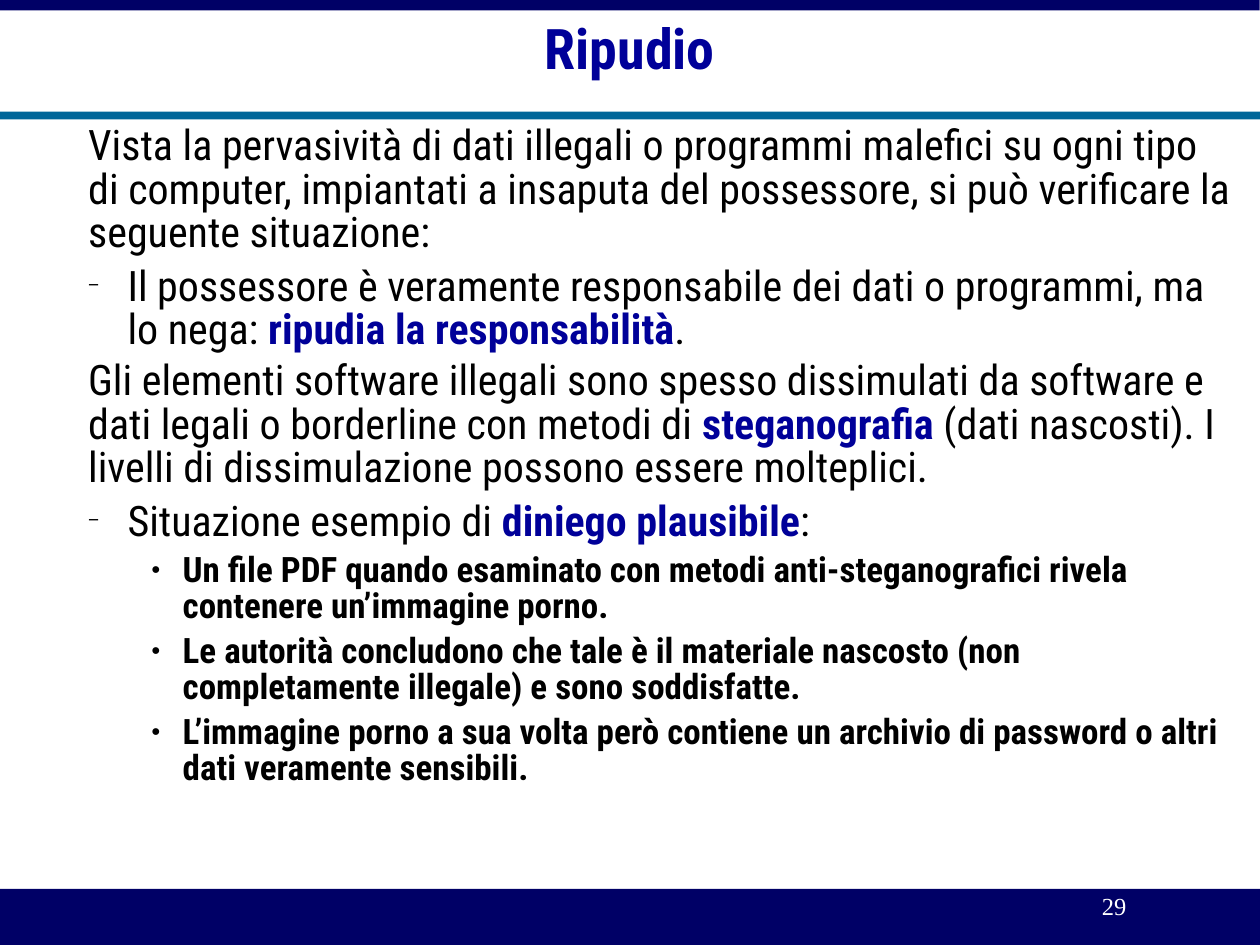
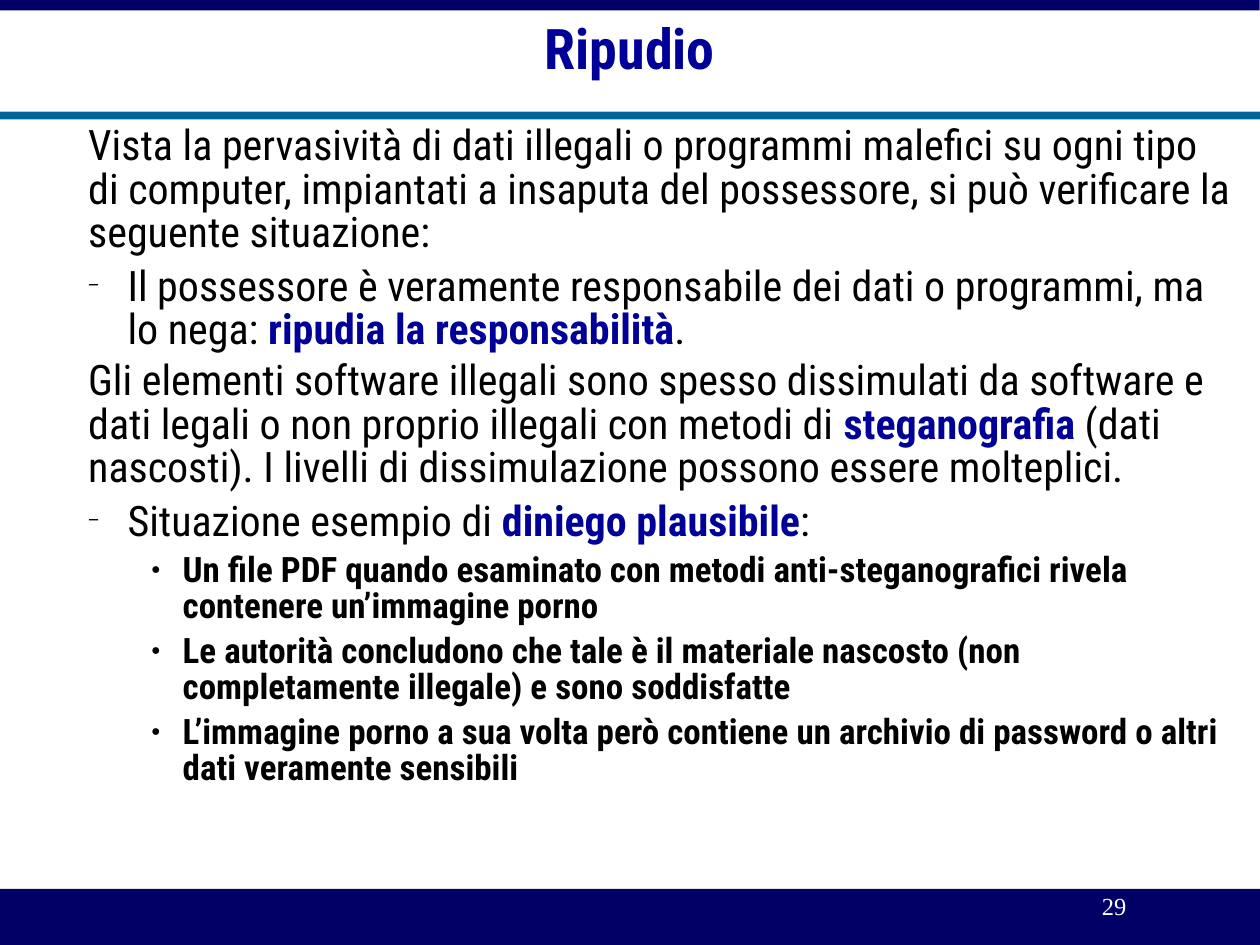
Before and after one commit to michelesimioli/cybersecurity_book, a slide deck: slide 29 of gitbook/slides/02crimine.odp. Drawn at 1260x945 pixels with LibreOffice and Linux fonts; fonts in the diff are those of the drawing. Boxes give left, top, right and bottom in pixels: in the first picture for what was removed or moved away, otherwise in the second. Text is boxed around its words. In the diff, an @@ line names an element or a change of style, - is before the commit and + after.

```diff
--- a/gitbook/slides/02crimine.odp
+++ b/gitbook/slides/02crimine.odp
@@ text at [88, 363, 1204, 492]: text changed @@
-        Gli elementi software illegali sono spesso dissimulati da software e dati legali o borderline con metodi di steganografia (dati nascosti). I livelli di dissimulazione possono essere molteplici.
+        Gli elementi software illegali sono spesso dissimulati da software e dati legali o non proprio illegali con metodi di steganografia (dati nascosti). I livelli di dissimulazione possono essere molteplici.
@@ text at [183, 555, 1218, 781]: text changed @@
-    ● Un file PDF quando esaminato con metodi anti-steganografici rivela contenere un’immagine porno.
-    ● Le autorità concludono che tale è il materiale nascosto (non completamente illegale) e sono soddisfatte.
-    ● L’immagine porno a sua volta però contiene un archivio di password o altri dati veramente sensibili.
+    ● Un file PDF quando esaminato con metodi anti-steganografici rivela contenere un’immagine porno
+    ● Le autorità concludono che tale è il materiale nascosto (non completamente illegale) e sono soddisfatte
+    ● L’immagine porno a sua volta però contiene un archivio di password o altri dati veramente sensibili
```
Also in this commit, not shown: 41 other slides changed, 5 slides added, 5 slides removed, 36 other files.
